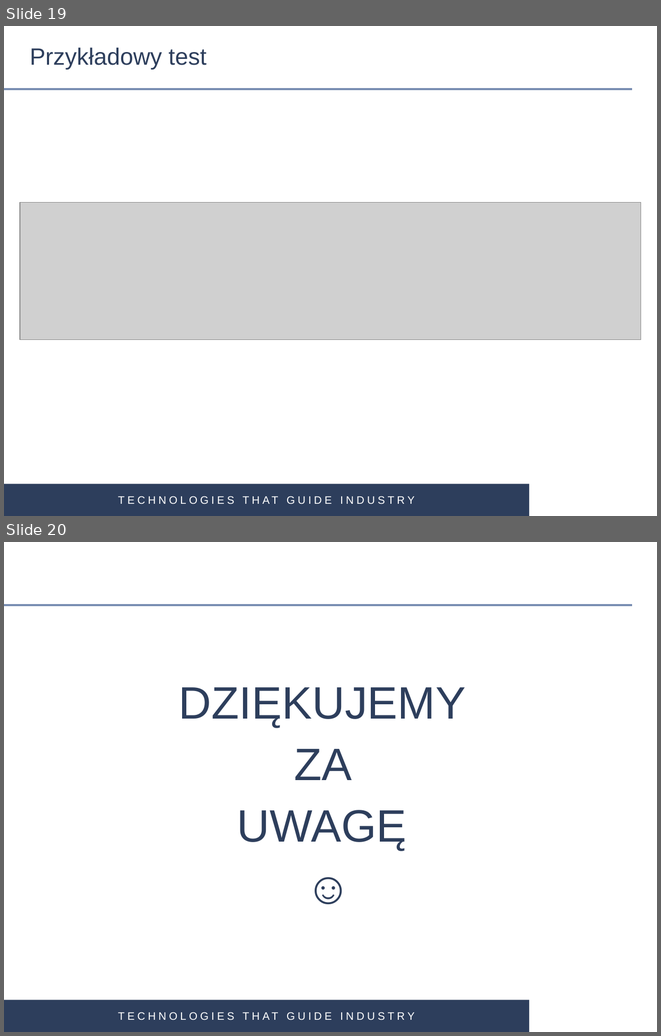
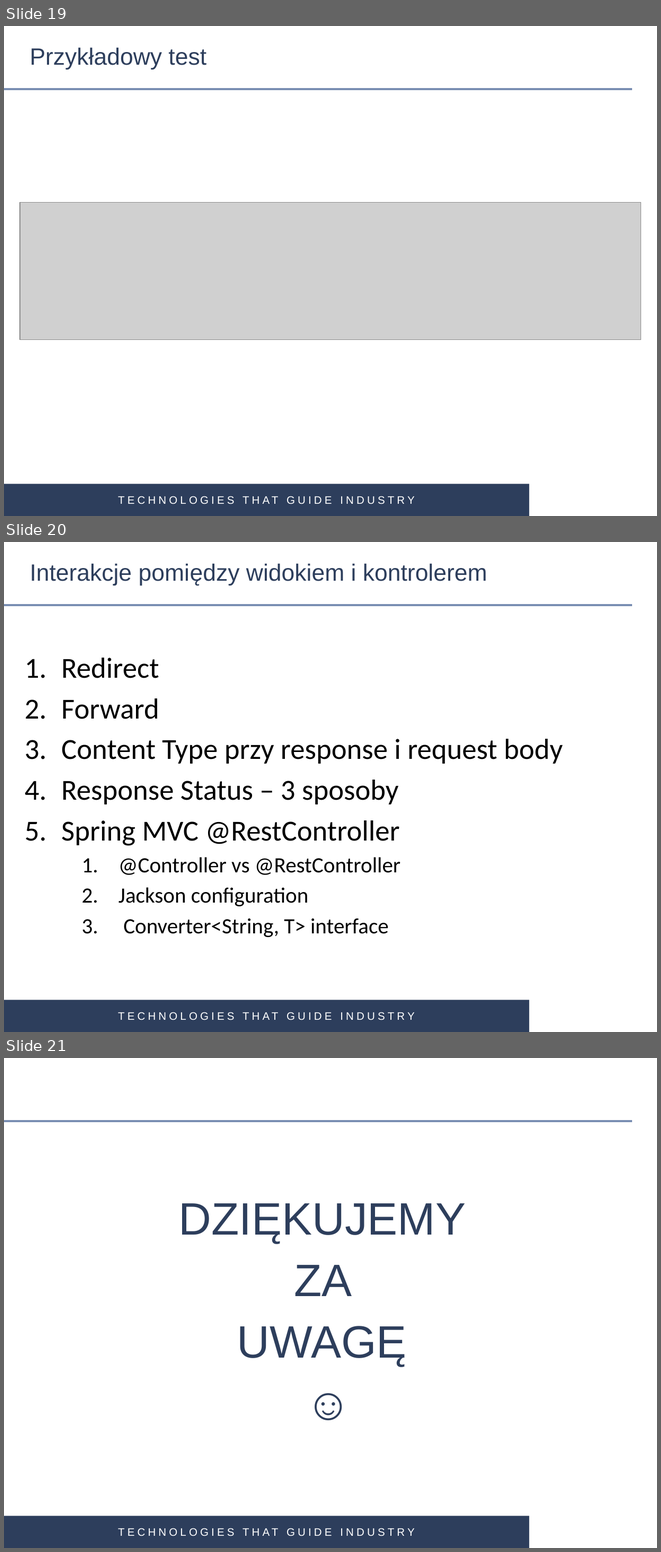
Before and after one commit to gardian91/SPRING_MVC-PSK, a slide deck: Spring MVC.pptx. Shown one above the other, each under a label of ours: slides 19 and 20 before the commit, slides 19, 20 and 21 after it. The pictures are 661x1036 and 661x1552 pixels, drawn with LibreOffice and Linux fonts; fonts in the diff are those of the drawing; grey boxes stand for pictures; background and template pictures are left out. Boxes give left, top, right and bottom in pixels: in the first picture for what was removed or moved away, otherwise in the second. Text is boxed around its words. In the diff, an @@ line names an element or a change of style, - is before the commit and + after.

```diff
--- a/Spring MVC.pptx
+++ b/Spring MVC.pptx
@@ slide 20 added at (4, 542, 657, 1032), background #FFFFFF; not listed: 3 template elements that a slide beside it also shows @@
@@ title added at (30, 563, 487, 585), 26 pt, text #2D3E5C @@
+Interakcje pomiędzy widokiem i kontrolerem
@@ text added at (61, 658, 563, 937), 32 pt, text #000000 @@
+1. Redirect
+2. Forward
+3. Content Type przy response i request body
+4. Response Status – 3 sposoby
+5. Spring MVC @RestController
+    1. @Controller vs @RestController
+    2. Jackson configuration
+    3. Converter<String, T> interface
@@ what was slide 20 is now slide 21 @@
```
Also in this commit, not shown: 3 other files.
